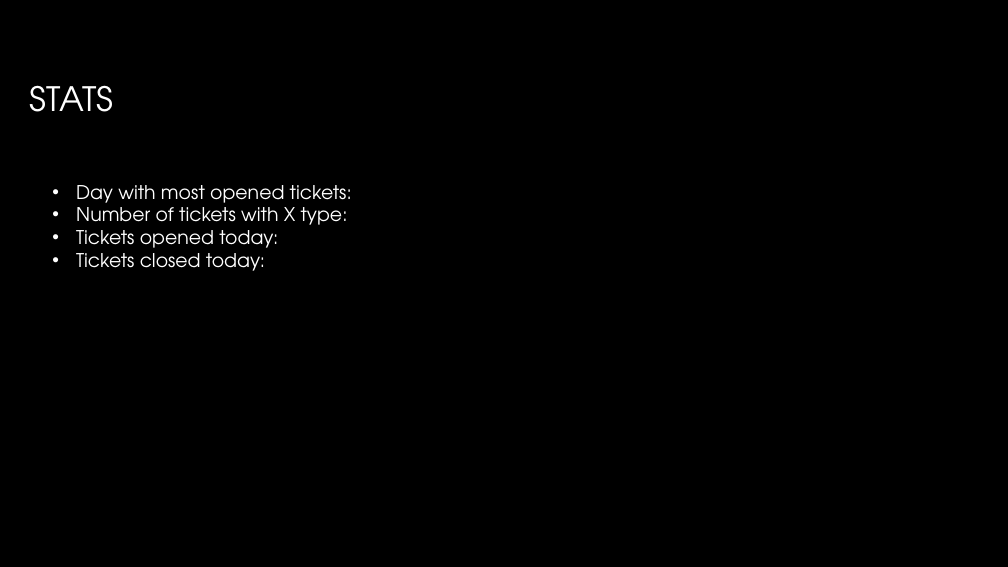
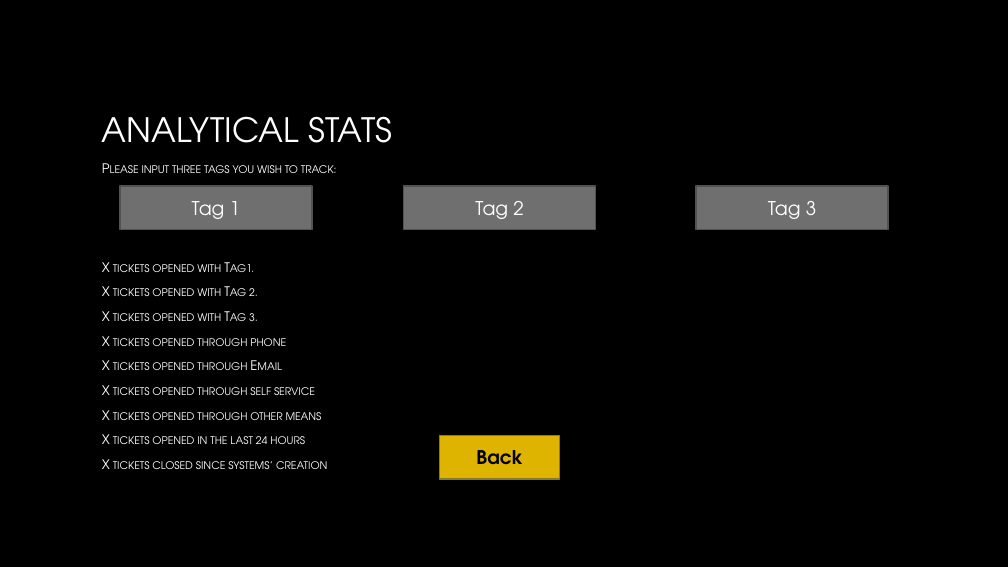
Before and after one commit to SCE-SWE-2018-G3/ticket-management-system, a slide deck: slide 19 of Requirements & Specifications/Prototype.pptx. Drawn at 1008x567 pixels with LibreOffice and Linux fonts; fonts in the diff are those of the drawing; background and template pictures are left out. Boxes give left, top, right and bottom in pixels: in the first picture for what was removed or moved away, otherwise in the second. Text is boxed around its words. In the diff, an @@ line names an element or a change of style, - is before the commit and + after.

```diff
--- a/Requirements & Specifications/Prototype.pptx
+++ b/Requirements & Specifications/Prototype.pptx
@@ title at (102, 116, 393, 143): text changed @@
-STATS
+ANALYTICAL STATS
@@ text added at (102, 165, 337, 469), 12.5 pt, text gradient #FFFFFF to #BFBFBF, small capitals @@
+Please input three tags you wish to track:
+X tickets opened with Tag1.
+X tickets opened with Tag 2.
+X tickets opened with Tag 3.
+X tickets opened through phone
+X tickets opened through Email
+X tickets opened through self service
+X tickets opened through other means
+X tickets opened in the last 24 hours
+X tickets closed since systems’ creation
@@ text removed at (76, 185, 352, 271) @@
-• Day with most opened tickets:
-• Number of tickets with X type:
-• Tickets opened today:
-• Tickets closed today:
@@ rectangle added at (120, 186, 312, 229), fill #6F6F6F, outline #525252 1.5 pt, 18 pt, text #FFFFFF @@
+Tag 1
@@ rectangle added at (404, 186, 596, 229), fill #6F6F6F, outline #525252 1.5 pt, 18 pt, text #FFFFFF @@
+Tag 2
@@ rectangle added at (696, 186, 889, 229), fill #6F6F6F, outline #525252 1.5 pt, 18 pt, text #FFFFFF @@
+Tag 3
@@ rectangle added at (439, 436, 560, 479), fill #DEB400, outline #897C27 1.5 pt, 18 pt, text #000000, bold @@
+Back
```
Also in this commit, not shown: 1 other slide changed.
